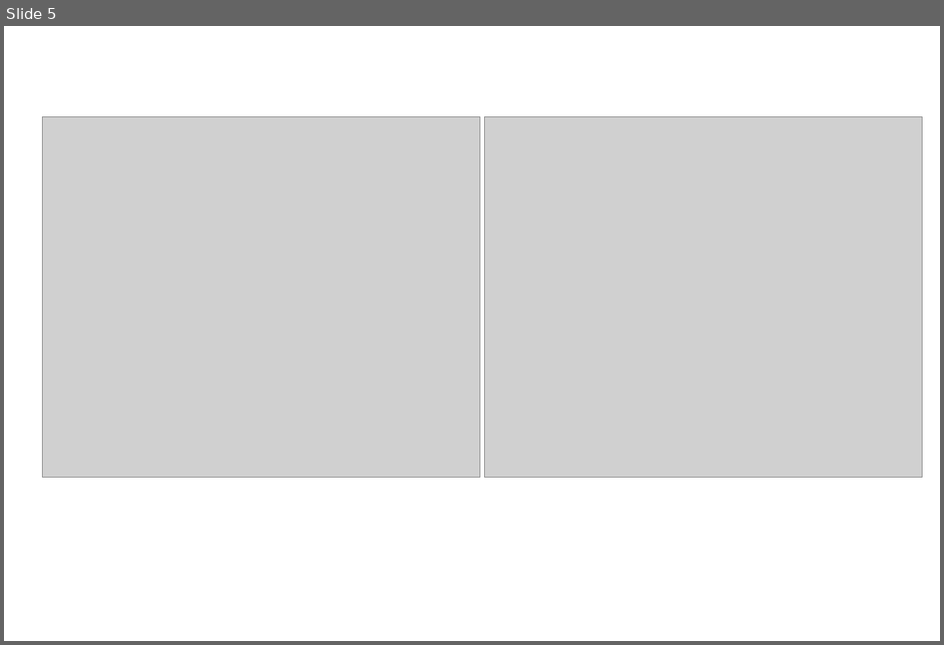
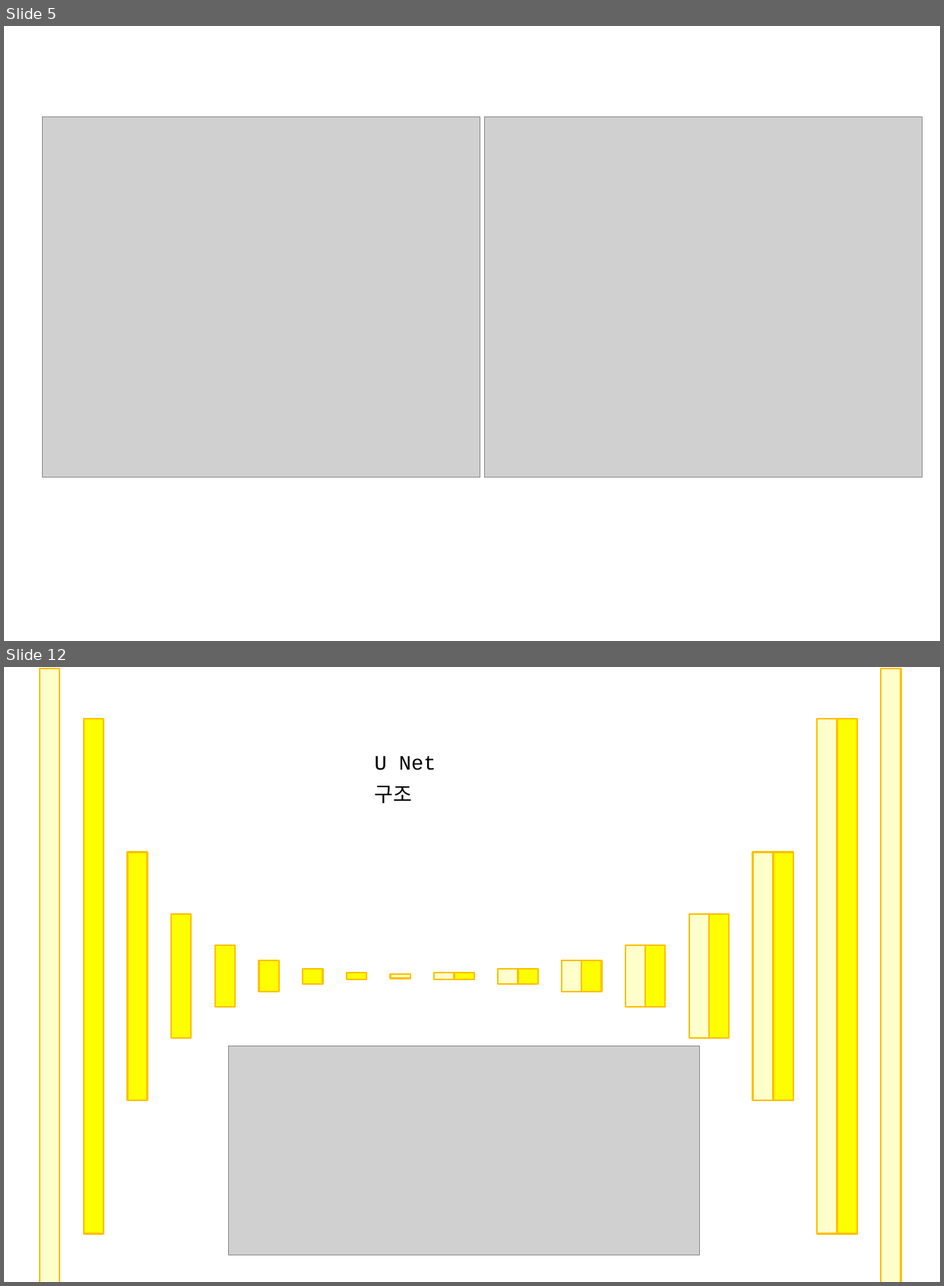
Before and after one commit to imguru-mooc/AI_intermediate, a slide deck: 케라스_가이드.pptx. Shown one above the other, each under a label of ours: slide 5 before the commit, slides 5 and 12 after it; the slides between them are not shown. The pictures are 944x645 and 944x1286 pixels, drawn with LibreOffice and Linux fonts; fonts in the diff are those of the drawing; grey boxes stand for pictures. Boxes give left, top, right and bottom in pixels: in the first picture for what was removed or moved away, otherwise in the second. Text is boxed around its words. In the diff, an @@ line names an element or a change of style, - is before the commit and + after.

```diff
--- a/케라스_가이드.pptx
+++ b/케라스_가이드.pptx
@@ slide 12 added at [4,667,940,1282], background #FFFFFF @@
@@ rectangle added at [40,669,59,1282], fill #FFFFCC, outline #FFC000 1.5 pt @@
@@ rectangle added at [881,669,901,1282], fill #FFFFCC, outline #FFC000 1.5 pt @@
@@ rectangle added at [84,719,104,1233], fill #FFFF00, outline #FFC000 1.5 pt @@
@@ rectangle added at [817,719,837,1233], fill #FFFFCC, outline #FFC000 1.5 pt @@
@@ rectangle added at [837,719,857,1233], fill #FFFF00, outline #FFC000 1.5 pt @@
@@ text added at [375,756,436,803], 18 pt, text #000000 @@
+U Net 구조
@@ rectangle added at [128,852,148,1101], fill #FFFF00, outline #FFC000 1.5 pt @@
@@ rectangle added at [753,852,772,1101], fill #FFFFCC, outline #FFC000 1.5 pt @@
@@ rectangle added at [773,852,793,1101], fill #FFFF00, outline #FFC000 1.5 pt @@
@@ rectangle added at [171,914,191,1038], fill #FFFF00, outline #FFC000 1.5 pt @@
@@ rectangle added at [690,914,709,1038], fill #FFFFCC, outline #FFC000 1.5 pt @@
@@ rectangle added at [709,914,729,1038], fill #FFFF00, outline #FFC000 1.5 pt @@
@@ rectangle added at [215,946,234,1007], fill #FFFF00, outline #FFC000 1.5 pt @@
@@ rectangle added at [259,960,278,992], fill #FFFF00, outline #FFC000 1.5 pt @@
@@ rectangle added at [562,960,581,992], fill #FFFFCC, outline #FFC000 1.5 pt @@
@@ rectangle added at [582,960,601,992], fill #FFFF00, outline #FFC000 1.5 pt @@
@@ rectangle added at [626,946,645,1007], fill #FFFFCC, outline #FFC000 1.5 pt @@
@@ rectangle added at [645,946,665,1007], fill #FFFF00, outline #FFC000 1.5 pt @@
@@ rectangle added at [303,969,322,984], fill #FFFF00, outline #FFC000 1.5 pt @@
@@ rectangle added at [347,973,367,979], fill #FFFF00, outline #FFC000 1.5 pt @@
@@ rectangle added at [390,975,410,979], fill #FFFFCC, outline #FFC000 1.5 pt @@
@@ rectangle added at [434,973,454,979], fill #FFFFCC, outline #FFC000 1.5 pt @@
@@ rectangle added at [454,973,474,979], fill #FFFF00, outline #FFC000 1.5 pt @@
@@ rectangle added at [499,969,518,984], fill #FFFFCC, outline #FFC000 1.5 pt @@
@@ rectangle added at [518,969,538,984], fill #FFFF00, outline #FFC000 1.5 pt @@
@@ picture added at [229,1045,699,1254] @@
```
Also in this commit, not shown: 6 other slides added.
